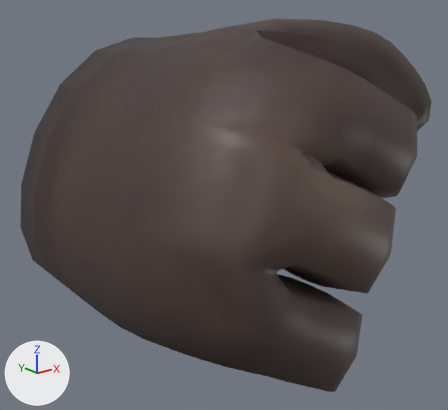
What one commit did to the Blender file Assets/Models/Hands/Knight/Hand_Right.blend.
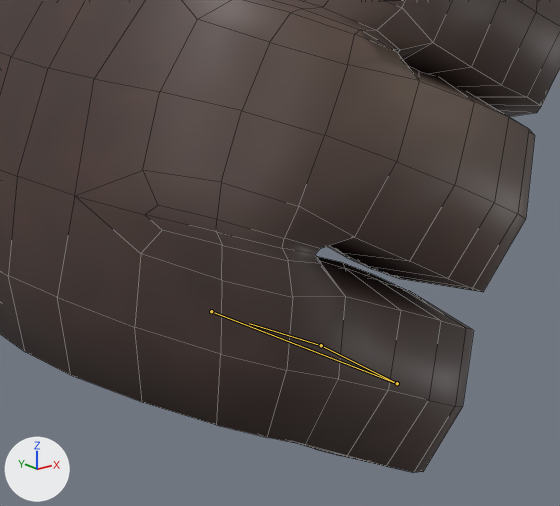
Old and new are each drawn whole from a camera (50 mm lens) standing at (-0.443, -0.561, 0.17) and looking at (-0.097, -0.128, -0.003) and again close up on the part from 23% to 91% of the width and 33% to 100% of the height. The axes (+X, +Y, +Z) are drawn at lower left. The lights are the same throughout. The last two pictures show the newer version. Both versions are drawn at frame 5 of the action 'Hand_Right_Fist'; the numbers are the values there. The bones that change are drawn over the model as lines in the close-ups. The close-ups show mesh edges as thin lines.

In view in the first close-up: 'Hand_Right'.
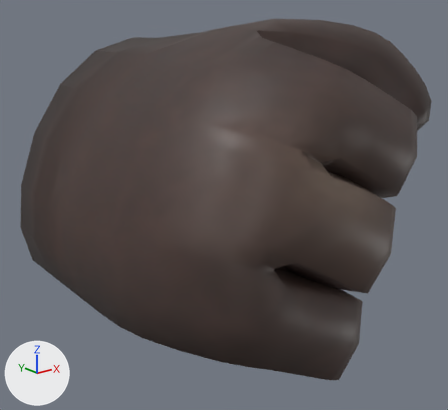
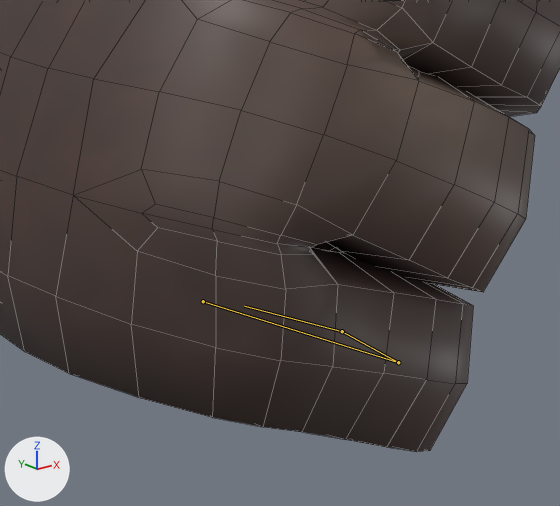
Edits to the scene script, one JSON object a line:
```json
{"block": "bone_f_pinky_01_r", "where": "bone_f_pinky_01_r = bpy.data.objects['Hand_Knight_Right_Armature'].pose.bones['f_pinky.01.R']  # child of 'palm.03.R'"}
{"op": "set", "path": "bone_f_pinky_01_r.location", "old": "(0.0, 0.0, 0.0)", "new": "(-0.002, -0.0003, 0.0027)"}
{"op": "set", "path": "bone_f_pinky_01_r.rotation_quaternion", "old": "(0.741, -0.659, -0.067, -0.111)", "new": "(0.748, -0.656, -0.043, -0.092)", "note": "degrees (-83, -14, -4) -> degrees (-82, -11, -5)"}
{"block": "bone_f_pinky_02_r", "where": "bone_f_pinky_02_r = bpy.data.objects['Hand_Knight_Right_Armature'].pose.bones['f_pinky.02.R']  # child of 'f_pinky.01.R'"}
{"op": "set", "path": "bone_f_pinky_02_r.rotation_quaternion", "old": "(0.75, -0.662, 0.0, 0.0)", "new": "(0.812, -0.583, -0.009, 0.004)", "note": "degrees (-83, 0, 0) -> degrees (-71, -1, 1)"}
{"block": "bone_f_pinky_03_r", "where": "bone_f_pinky_03_r = bpy.data.objects['Hand_Knight_Right_Armature'].pose.bones['f_pinky.03.R']  # child of 'f_pinky.02.R'"}
{"op": "set", "path": "bone_f_pinky_03_r.rotation_quaternion", "old": "(0.706, -0.708, 0.0, 0.0)", "new": "(0.787, -0.617, -0.004, -0.013)", "note": "degrees (-90, 0, 0) -> degrees (-76, -1, -1)"}
```

Boxes [x1, y1, x2, y2] around the edits, measured in the close-ups (560 x 506 px):
```json
{"object": "Hand_Right", "change": "posed", "before": [0, 0, 560, 472], "after": [0, 0, 560, 452]}
{"bone": "f_pinky.01.R", "before": "(211, 311) to (397, 383)", "after": "(203, 301) to (398, 362)"}
{"bone": "f_pinky.02.R", "before": "(397, 383) to (321, 345)", "after": "(398, 362) to (342, 331)"}
{"bone": "f_pinky.03.R", "before": "(321, 345) to (249, 323)", "after": "(342, 331) to (244, 306)"}
```
